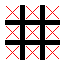
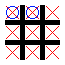
The second w=65, h=65 image is a revision of the first. Changes to its layers:
added layer "0_0 #1" in group "0ki" over [6,6,19,19]
added layer "0_1 #1" in group "0ki" over [26,6,39,19]
added layer "0_1 #2" in group "0ki" over [26,6,39,19]
